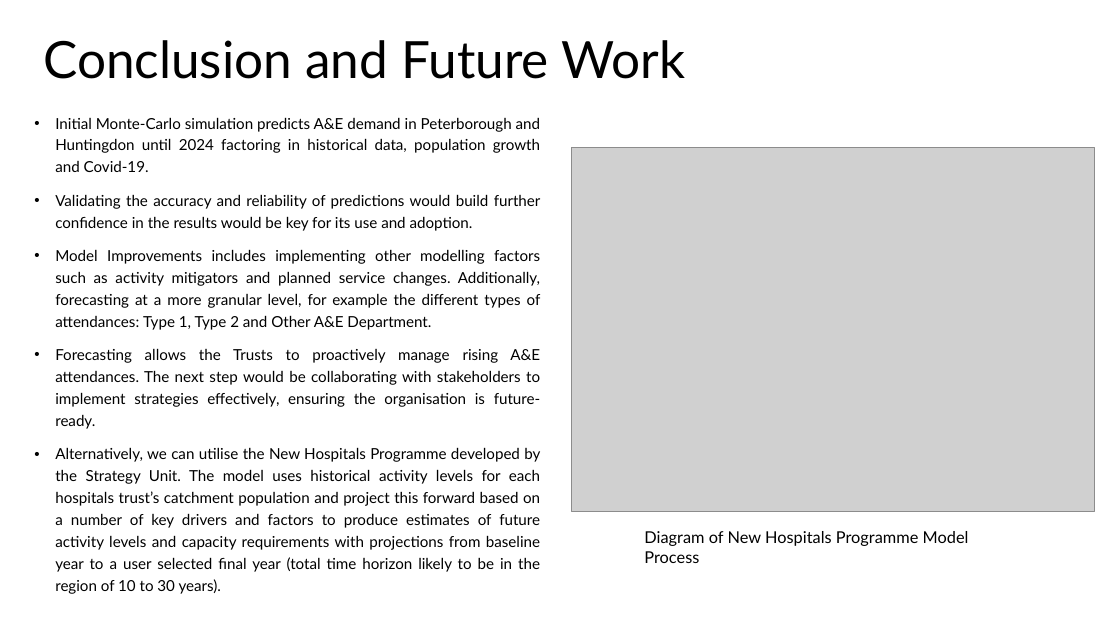
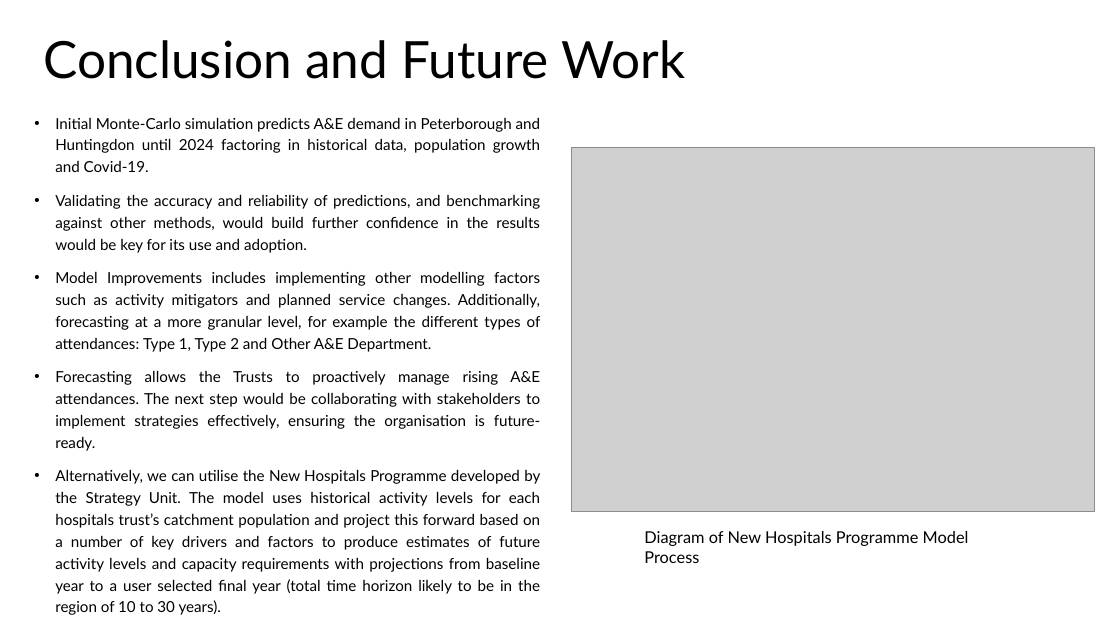
Before and after one commit to IgnacioFabietti/NWA_monte_carlo_forecasting, a slide deck: slide 5 of marcos_fabietti_Predicting_A&E_Demand.pptx. Drawn at 1120x630 pixels with LibreOffice and Linux fonts; fonts in the diff are those of the drawing; grey boxes stand for pictures. Boxes give left, top, right and bottom in pixels: in the first picture for what was removed or moved away, otherwise in the second. Text is boxed around its words. In the diff, an @@ line names an element or a change of style, - is before the commit and + after.

Commit message:
last pptx mod

```diff
--- a/marcos_fabietti_Predicting_A&E_Demand.pptx
+++ b/marcos_fabietti_Predicting_A&E_Demand.pptx
@@ text at [55, 194, 540, 253]: text changed @@
-• Validating the accuracy and reliability of predictions would build further confidence in the results would be key for its use and adoption.
+• Validating the accuracy and reliability of predictions, and benchmarking against other methods, would build further confidence in the results would be key for its use and adoption.
```
Also in this commit, not shown: 2 other slides changed.
